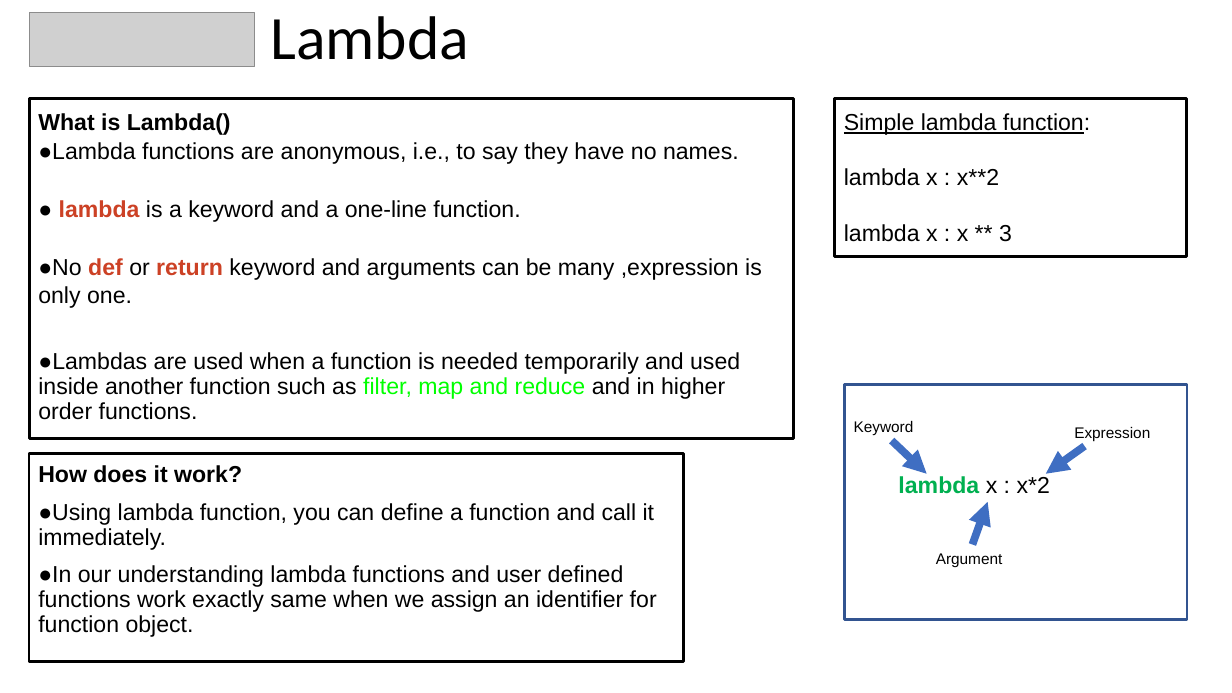
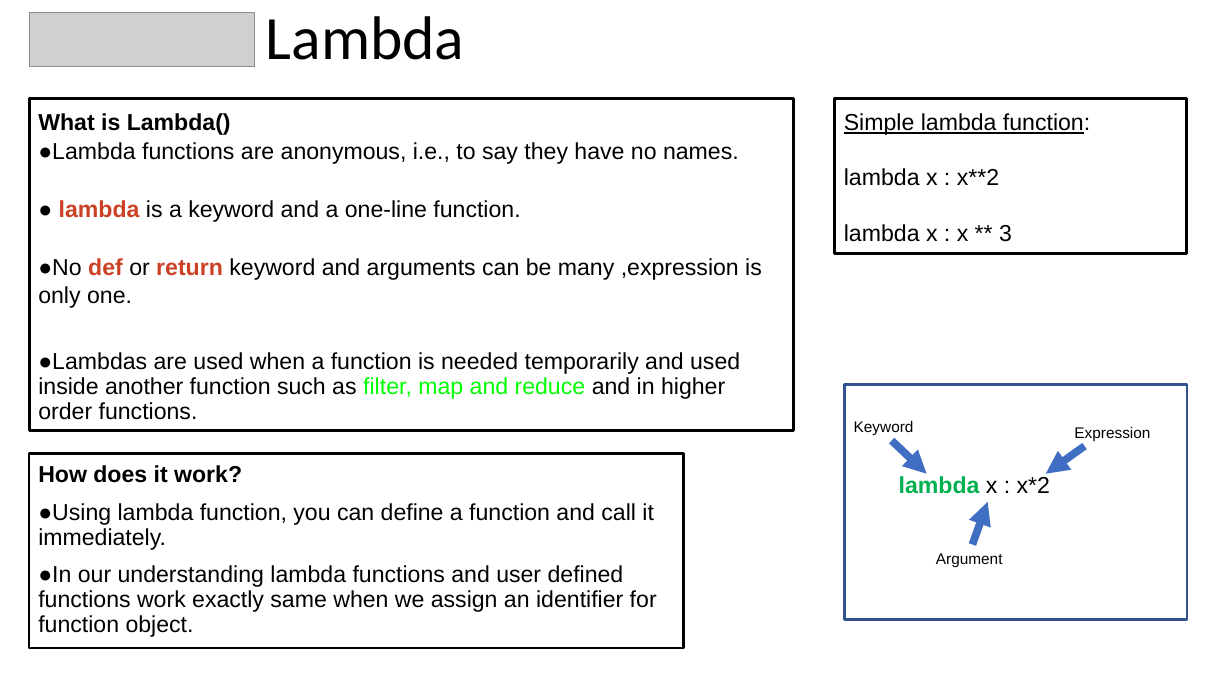
Before and after one commit to meetAmarAtGithub/PES_MTech_Assignments, a slide deck: slide 2 of ITP_Lambda, map, filter, reduce with examples/PDS Presentations.pptx. Drawn at 1232x693 pixels with LibreOffice and Linux fonts; fonts in the diff are those of the drawing; grey boxes stand for pictures. Boxes give left, top, right and bottom in pixels: in the first picture for what was removed or moved away, otherwise in the second. Text is boxed around its words. In the diff, an @@ line names an element or a change of style, - is before the commit and + after.

```diff
--- a/ITP_Lambda, map, filter, reduce with examples/PDS Presentations.pptx
+++ b/ITP_Lambda, map, filter, reduce with examples/PDS Presentations.pptx
@@ title "Lambda" moved from (x1=270, y1=16, x2=469, y2=60) to (x1=266, y1=16, x2=465, y2=60) @@
@@ rectangle "What is Lambda()" resized from (x1=29, y1=98, x2=794, y2=438) to (x1=29, y1=98, x2=794, y2=431) @@
@@ rectangle "What is Lambda()" at (x1=29, y1=98, x2=794, y2=431): highlight #FFFFFF to none in "What is Lambda()", "●Lambda functions are anonymous, i.e., to say ...", "● lambda is a keyword and a ...", "●No def or return keyword and arguments ..." and 1 more places @@
@@ rectangle "Simple lambda function:" resized from (x1=835, y1=98, x2=1187, y2=257) to (x1=835, y1=98, x2=1187, y2=253) @@
@@ rectangle at (x1=845, y1=384, x2=1188, y2=619): outline #325491 2 pt to #32538F 2 pt @@
@@ rectangle "How does it work?" resized from (x1=29, y1=453, x2=683, y2=662) to (x1=29, y1=453, x2=683, y2=648) @@
@@ rectangle "How does it work?" at (x1=29, y1=453, x2=683, y2=648): highlight #FFFFFF to none in "How does it work?", "●Using", "●In" @@
```
Also in this commit, not shown: 6 other slides changed.
